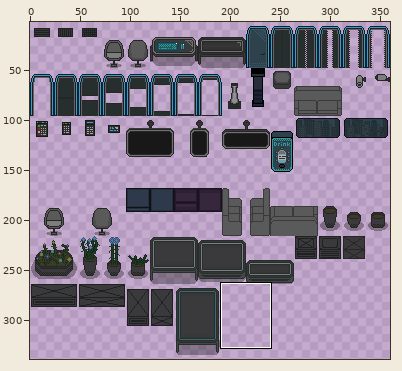
Sprite sheet, stored at art/corporation/Corporation Furnitures.png. The first picture is a wide view before the edit; the outline marks the close-up.
Close-up. Before:
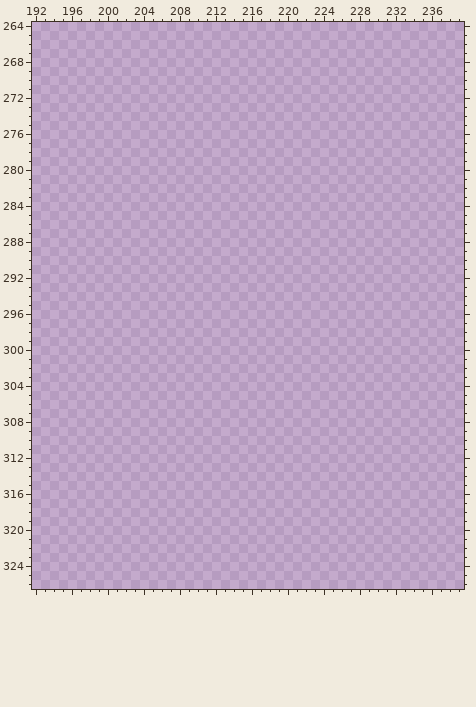
The file is 360x360 pixels. Colours within 5 levels of each other are drawn and written as one. Shown: x 192..239, y 264..326. The wide view leaves out empty margins.
The same view after the edit:
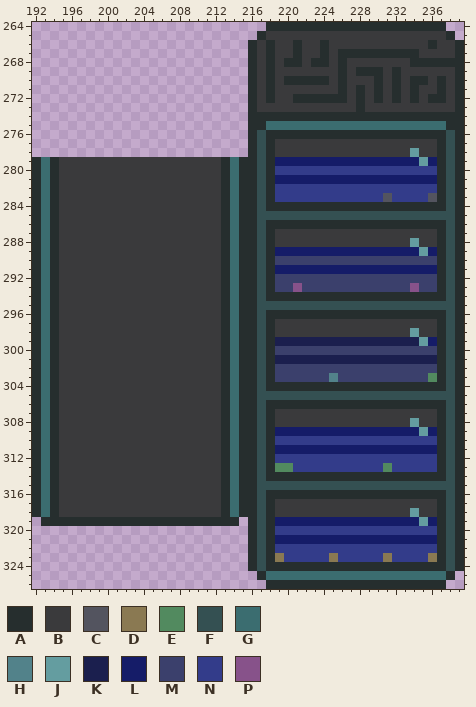
Palette (. is transparent): A #262e2e  B #3a3a3c  C #53545f  D #8a7952  E #528a5f  F #345052  G #3b6d70  H #52828a  J #649da0  K #1b1f4e  L #151c68  M #3b406c  N #333c8a  P #87528a
The edit:
@@ x 192..239 @@
-264 ................................................
-265 ................................................
-266 ................................................
-267 ................................................
-268 ................................................
-269 ................................................
-270 ................................................
-271 ................................................
-272 ................................................
-273 ................................................
-274 ................................................
-275 ................................................
-276 ................................................
-277 ................................................
-278 ................................................
-279 ................................................
-280 ................................................
-281 ................................................
-282 ................................................
-283 ................................................
-284 ................................................
-285 ................................................
-286 ................................................
-287 ................................................
-288 ................................................
-289 ................................................
-290 ................................................
-291 ................................................
-292 ................................................
-293 ................................................
-294 ................................................
-295 ................................................
-296 ................................................
-297 ................................................
-298 ................................................
-299 ................................................
-300 ................................................
-301 ................................................
-302 ................................................
-303 ................................................
-304 ................................................
-305 ................................................
-306 ................................................
-307 ................................................
-308 ................................................
-309 ................................................
-310 ................................................
-311 ................................................
-312 ................................................
-313 ................................................
-314 ................................................
-315 ................................................
-316 ................................................
-317 ................................................
-318 ................................................
-319 ................................................
-320 ................................................
-321 ................................................
-322 ................................................
-323 ................................................
-324 ................................................
-325 ................................................
-326 ................................................
+264 ..........................AAAAAAAAAAAAAAAAAAAA..
+265 .........................ABBBBBBBBBBBBBBBBBBBBA.
+266 ........................ABABBABBABBBBBBBBBBBABBA
+267 ........................ABABBABBABAAAAAAAAABBBBA
+268 ........................ABABAABAABABBBBBBBAAAAAA
+269 ........................ABABBBBBBBABAAABABBBBBBA
+270 ........................ABABAAAAABABBBABABAABABA
+271 ........................ABABBBBBBBABABABABABBABA
+272 ........................ABABBAAAAAABABABABABAABA
+273 ........................ABBBBBBBBBBBABBBBBBBBBBA
+274 ........................AAAAAAAAAAAAAAAAAAAAAAAA
+275 ........................AAGGGGGGGGGGGGGGGGGGGGAA
+276 ........................AFAAAAAAAAAAAAAAAAAAAAFA
+277 ........................AFABBBBBBBBBBBBBBBBBBAFA
+278 ........................AFABBBBBBBBBBBBBBBJBBAFA
+279 AGABBBBBBBBBBBBBBBBBBAGAAFALLLLLLLLLLLLLLLLJLAFA
+280 AGABBBBBBBBBBBBBBBBBBAGAAFANNNNNNNNNNNNNNNNNNAFA
+281 AGABBBBBBBBBBBBBBBBBBAGAAFALLLLLLLLLLLLLLLLLLAFA
+282 AGABBBBBBBBBBBBBBBBBBAGAAFANNNNNNNNNNNNNNNNNNAFA
+283 AGABBBBBBBBBBBBBBBBBBAGAAFANNNNNNNNNNNNCNNNNCAFA
+284 AGABBBBBBBBBBBBBBBBBBAGAAFAAAAAAAAAAAAAAAAAAAAFA
+285 AGABBBBBBBBBBBBBBBBBBAGAAFFFFFFFFFFFFFFFFFFFFFFA
+286 AGABBBBBBBBBBBBBBBBBBAGAAFAAAAAAAAAAAAAAAAAAAAFA
+287 AGABBBBBBBBBBBBBBBBBBAGAAFABBBBBBBBBBBBBBBBBBAFA
+288 AGABBBBBBBBBBBBBBBBBBAGAAFABBBBBBBBBBBBBBBJBBAFA
+289 AGABBBBBBBBBBBBBBBBBBAGAAFALLLLLLLLLLLLLLLLJLAFA
+290 AGABBBBBBBBBBBBBBBBBBAGAAFAMMMMMMMMMMMMMMMMMMAFA
+291 AGABBBBBBBBBBBBBBBBBBAGAAFALLLLLLLLLLLLLLLLLLAFA
+292 AGABBBBBBBBBBBBBBBBBBAGAAFAMMMMMMMMMMMMMMMMMMAFA
+293 AGABBBBBBBBBBBBBBBBBBAGAAFAMMPMMMMMMMMMMMMPMMAFA
+294 AGABBBBBBBBBBBBBBBBBBAGAAFAAAAAAAAAAAAAAAAAAAAFA
+295 AGABBBBBBBBBBBBBBBBBBAGAAFFFFFFFFFFFFFFFFFFFFFFA
+296 AGABBBBBBBBBBBBBBBBBBAGAAFAAAAAAAAAAAAAAAAAAAAFA
+297 AGABBBBBBBBBBBBBBBBBBAGAAFABBBBBBBBBBBBBBBBBBAFA
+298 AGABBBBBBBBBBBBBBBBBBAGAAFABBBBBBBBBBBBBBBJBBAFA
+299 AGABBBBBBBBBBBBBBBBBBAGAAFAKKKKKKKKKKKKKKKKJLAFA
+300 AGABBBBBBBBBBBBBBBBBBAGAAFAMMMMMMMMMMMMMMMMMMAFA
+301 AGABBBBBBBBBBBBBBBBBBAGAAFAKKKKKKKKKKKKKKKKKKAFA
+302 AGABBBBBBBBBBBBBBBBBBAGAAFAMMMMMMMMMMMMMMMMMMAFA
+303 AGABBBBBBBBBBBBBBBBBBAGAAFAMMMMMMHMMMMMMMMMMEAFA
+304 AGABBBBBBBBBBBBBBBBBBAGAAFAAAAAAAAAAAAAAAAAAAAFA
+305 AGABBBBBBBBBBBBBBBBBBAGAAFFFFFFFFFFFFFFFFFFFFFFA
+306 AGABBBBBBBBBBBBBBBBBBAGAAFAAAAAAAAAAAAAAAAAAAAFA
+307 AGABBBBBBBBBBBBBBBBBBAGAAFABBBBBBBBBBBBBBBBBBAFA
+308 AGABBBBBBBBBBBBBBBBBBAGAAFABBBBBBBBBBBBBBBJBBAFA
+309 AGABBBBBBBBBBBBBBBBBBAGAAFALLLLLLLLLLLLLLLLJLAFA
+310 AGABBBBBBBBBBBBBBBBBBAGAAFANNNNNNNNNNNNNNNNNNAFA
+311 AGABBBBBBBBBBBBBBBBBBAGAAFALLLLLLLLLLLLLLLLLLAFA
+312 AGABBBBBBBBBBBBBBBBBBAGAAFANNNNNNNNNNNNNNNNNNAFA
+313 AGABBBBBBBBBBBBBBBBBBAGAAFAEENNNNNNNNNNENNNNNAFA
+314 AGABBBBBBBBBBBBBBBBBBAGAAFAAAAAAAAAAAAAAAAAAAAFA
+315 AGABBBBBBBBBBBBBBBBBBAGAAFFFFFFFFFFFFFFFFFFFFFFA
+316 AGABBBBBBBBBBBBBBBBBBAGAAFAAAAAAAAAAAAAAAAAAAAFA
+317 AGABBBBBBBBBBBBBBBBBBAGAAFABBBBBBBBBBBBBBBBBBAFA
+318 AGABBBBBBBBBBBBBBBBBBAGAAFABBBBBBBBBBBBBBBJBBAFA
+319 .AAAAAAAAAAAAAAAAAAAAAA.AFALLLLLLLLLLLLLLLLJLAFA
+320 ........................AFANNNNNNNNNNNNNNNNNNAFA
+321 ........................AFALLLLLLLLLLLLLLLLLLAFA
+322 ........................AFANNNNNNNNNNNNNNNNNNAFA
+323 ........................AFADNNNNNDNNNNNDNNNNDAFA
+324 ........................AFAAAAAAAAAAAAAAAAAAAAFA
+325 .........................AGGGGGGGGGGGGGGGGGGGGA.
+326 ..........................AAAAAAAAAAAAAAAAAAAA..
Where, in picture pixels (left, top, right, bottom), the same in both close-ups:
added: (32, 22, 464, 589)
